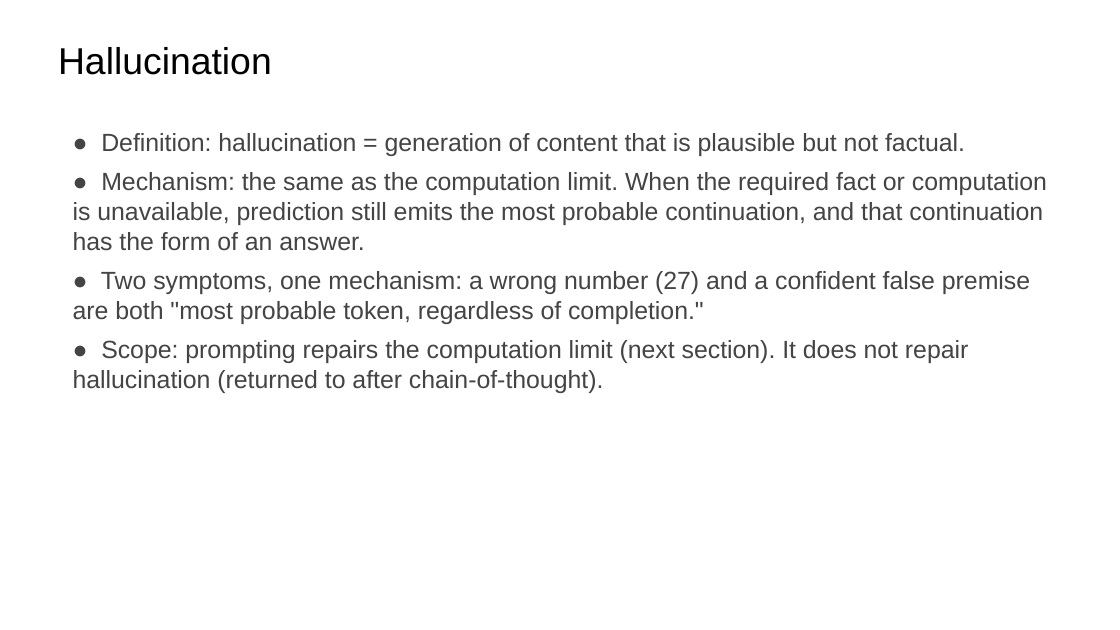
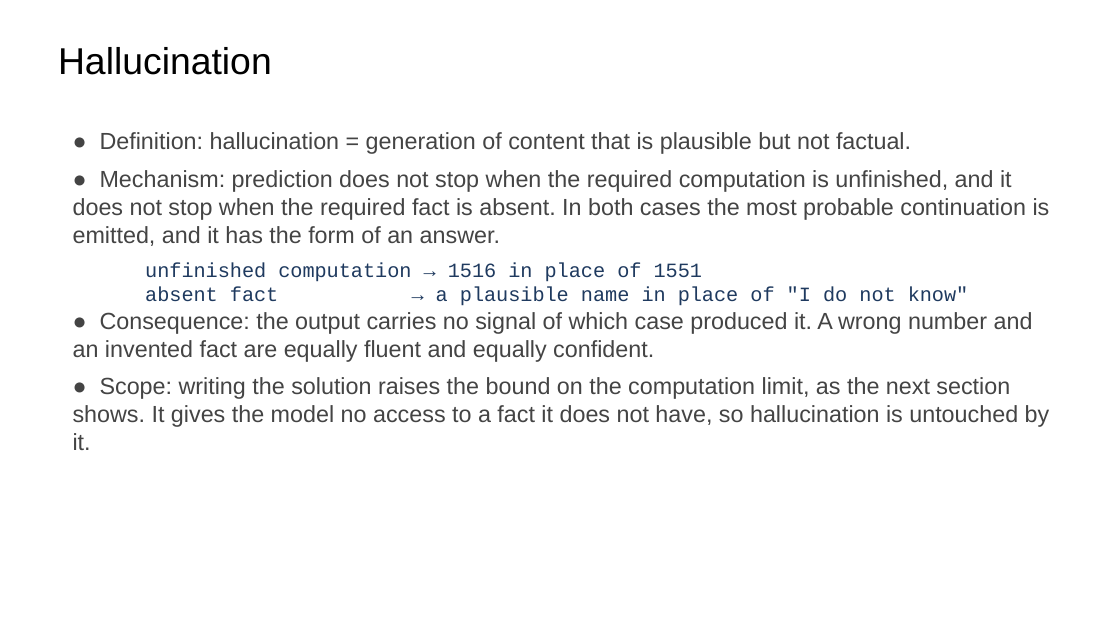
Before and after one commit to ralbu85/stml_2026, a slide deck: slide 12 of lectures/week02/slides-draft-w2.pptx. Drawn at 1120x630 pixels with LibreOffice and Linux fonts; fonts in the diff are those of the drawing. Boxes give left, top, right and bottom in pixels: in the first picture for what was removed or moved away, otherwise in the second. Text is boxed around its words. In the diff, an @@ line names an element or a change of style, - is before the commit and + after.

```diff
--- a/lectures/week02/slides-draft-w2.pptx
+++ b/lectures/week02/slides-draft-w2.pptx
@@ text at (100, 132, 911, 154): size 16 to 15 pt in "● Definition: hallucination = generation of content ..." @@
@@ text at (73, 170, 1050, 450): text changed; size 16 to 15 pt @@
-● Mechanism: the same as the computation limit. When the required fact or computation is unavailable, prediction still emits the most probable continuation, and that continuation has the form of an answer.
-● Two symptoms, one mechanism: a wrong number (27) and a confident false premise are both "most probable token, regardless of completion."
-● Scope: prompting repairs the computation limit (next section). It does not repair hallucination (returned to after chain-of-thought).
+● Mechanism: prediction does not stop when the required computation is unfinished, and it does not stop when the required fact is absent. In both cases the most probable continuation is emitted, and it has the form of an answer.
+unfinished computation → 1516 in place of 1551
+absent fact → a plausible name in place of "I do not know"
+● Consequence: the output carries no signal of which case produced it. A wrong number and an invented fact are equally fluent and equally confident.
+● Scope: writing the solution raises the bound on the computation limit, as the next section shows. It gives the model no access to a fact it does not have, so hallucination is untouched by it.
```
Also in this commit, not shown: 2 other slides changed, 1 other file.
